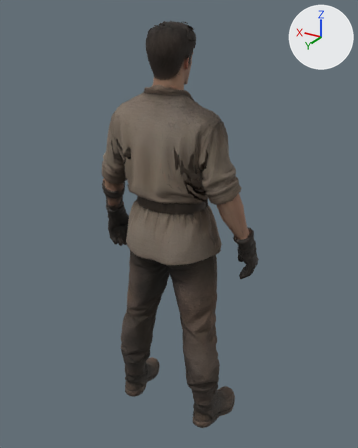
Before and after pictures for a commit that changed the glTF model client/public/assets/characters/people/hush_ignis_male.glb.
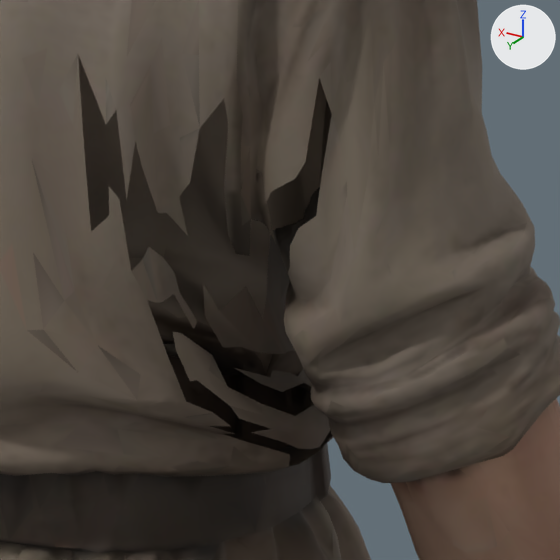
Each version is shown whole from a 50 mm camera at (-1.038, 1.647, 1.813) aimed at (-0.005, -0.075, 0.952), then close up on the part from 46% to 67% of the width and 31% to 48% of the height. Lighting does not change. The marker at upper right points along +X, +Y and +Z. The first two pictures are the older version. Vertices at exactly the same position are counted once.

Objects in the first close-up: 'hush_ignis_male'.
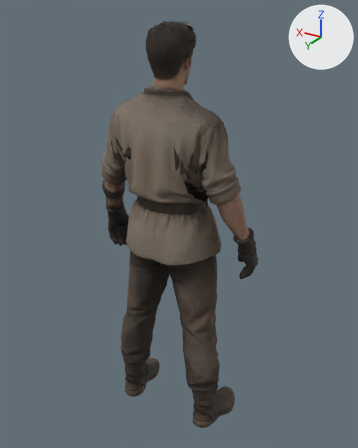
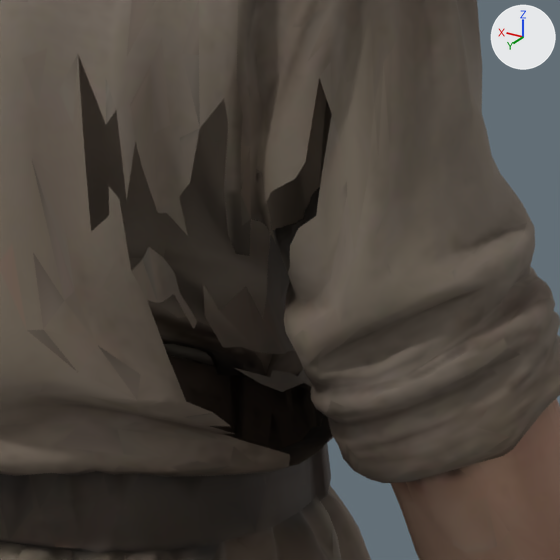
Boxes [x1, y1, x2, y2] around the edits, measured in the close-ups (560 x 560 px):
part 1 of me_node_0, cut back
    before: [173, 332, 330, 449]
    after: [208, 413, 230, 426]

Diff of the bpy script that builds the scene:
```diff
--- a/client/public/assets/characters/people/hush_ignis_male.glb.py
+++ b/client/public/assets/characters/people/hush_ignis_male.glb.py
@@ me_node_0 @@
 # used by ob_hush_ignis_male; location = (0.0, 0.0, 0.0)
-me_node_0.from_pydata(...)  # 19955 vertices, 39525 faces; spans x -0.38..0.38, y -0.22..0.13, z 0.0..1.78
+me_node_0.from_pydata(...)  # 19902 vertices, 39465 faces; spans x -0.38..0.38, y -0.22..0.13, z 0.0..1.78
+# me_node_0 part 1
+# 29 vertices are removed from x -0.18..-0.14, y -0.02..0.1, z 1.12..1.21
+# 36 faces are deleted
+# 1 new face joins them
+# other edits to the shape of me_node_0 do not show in these pictures
 me_node_0.materials.append(mat_mi_hush_ignis_male)
```
